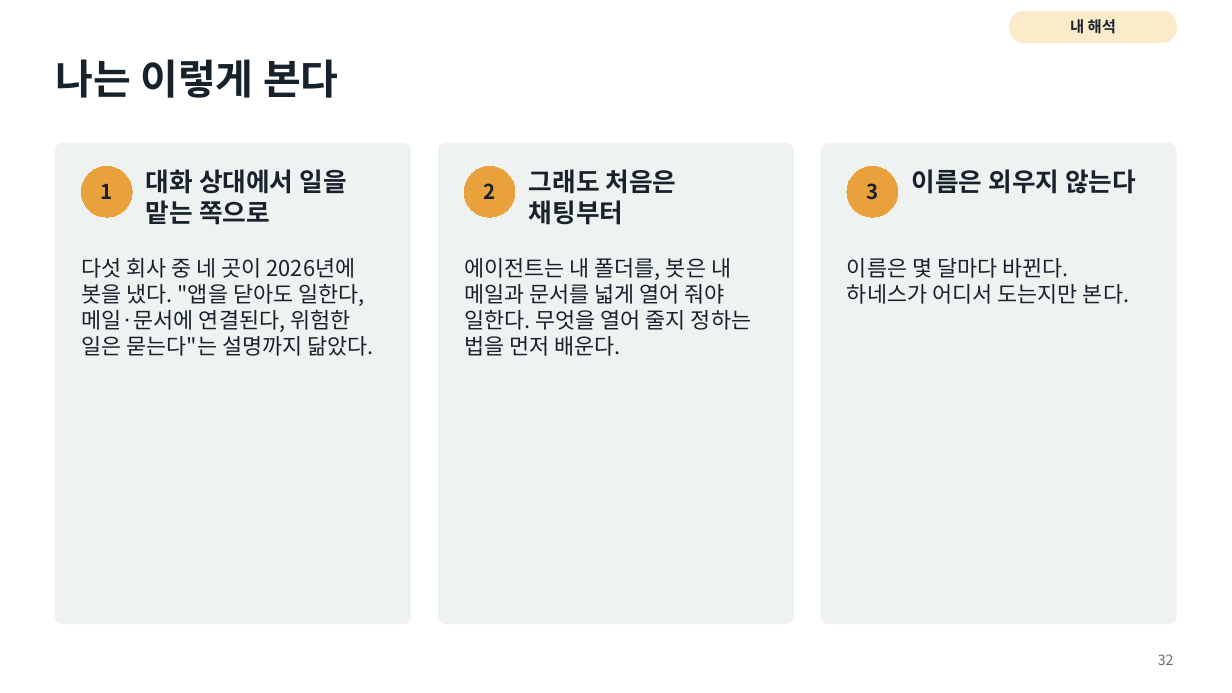
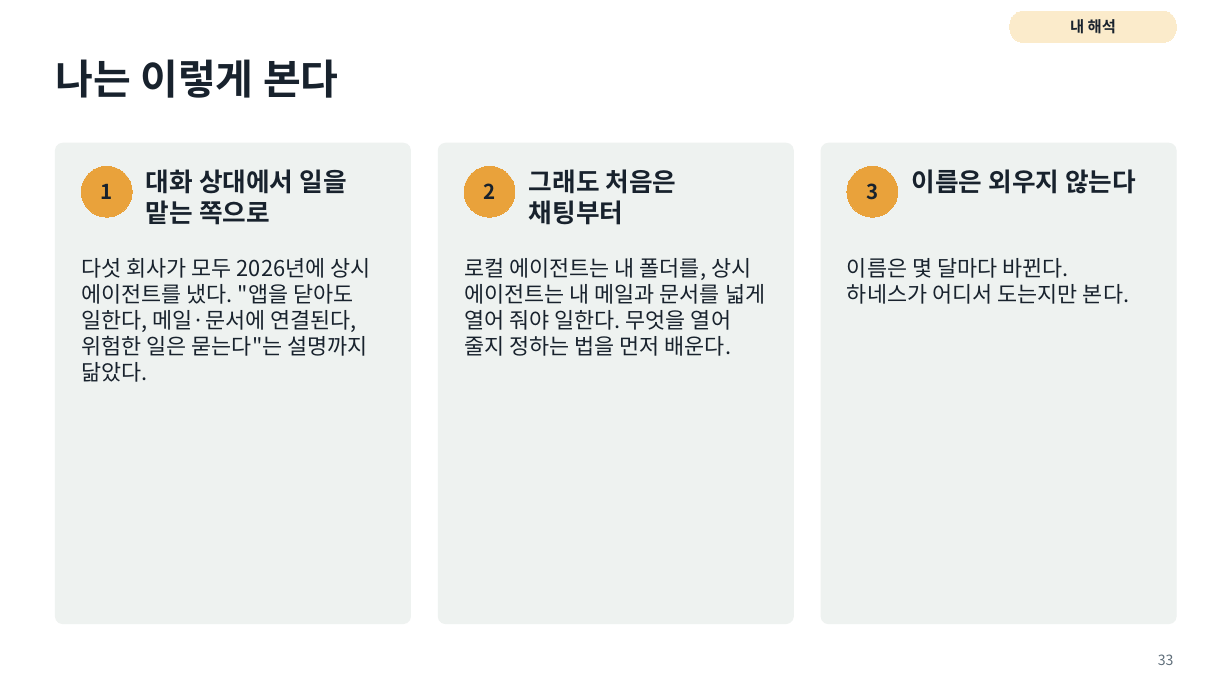
Before and after one commit to aplaxas/AI-Harness, a slide deck: slide 33 of courses/ai-for-work/1-week/decks/1주차-AI와-일하는-법.pptx (slide 32 before the commit). Drawn at 1232x693 pixels with LibreOffice and Linux fonts; fonts in the diff are those of the drawing. Boxes give left, top, right and bottom in pixels: in the first picture for what was removed or moved away, otherwise in the second. Text is boxed around its words. In the diff, an @@ line names an element or a change of style, - is before the commit and + after.

```diff
--- a/courses/ai-for-work/1-week/decks/1주차-AI와-일하는-법.pptx
+++ b/courses/ai-for-work/1-week/decks/1주차-AI와-일하는-법.pptx
@@ text at bbox=[81, 258, 370, 382]: text changed @@
-다섯 회사 중 네 곳이 2026년에 봇을 냈다. "앱을 닫아도 일한다, 메일·문서에 연결된다, 위험한 일은 묻는다"는 설명까지 닮았다.
+다섯 회사가 모두 2026년에 상시 에이전트를 냈다. "앱을 닫아도 일한다, 메일·문서에 연결된다, 위험한 일은 묻는다"는 설명까지 닮았다.
@@ text at bbox=[464, 258, 765, 356]: text changed @@
-에이전트는 내 폴더를, 봇은 내 메일과 문서를 넓게 열어 줘야 일한다. 무엇을 열어 줄지 정하는 법을 먼저 배운다.
+로컬 에이전트는 내 폴더를, 상시 에이전트는 내 메일과 문서를 넓게 열어 줘야 일한다. 무엇을 열어 줄지 정하는 법을 먼저 배운다.
@@ page number at bbox=[1158, 654, 1174, 665]: text changed @@
-32
+33
```
Also in this commit, not shown: 22 other slides changed, 1 slide added, 15 other files.
